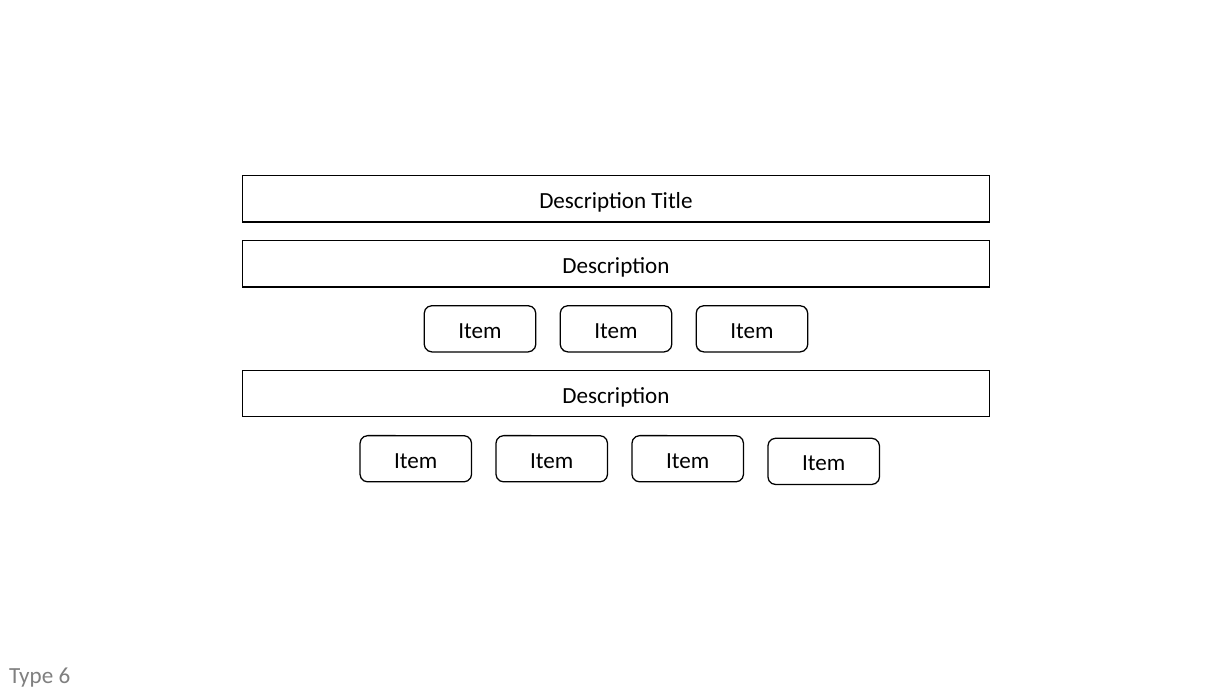
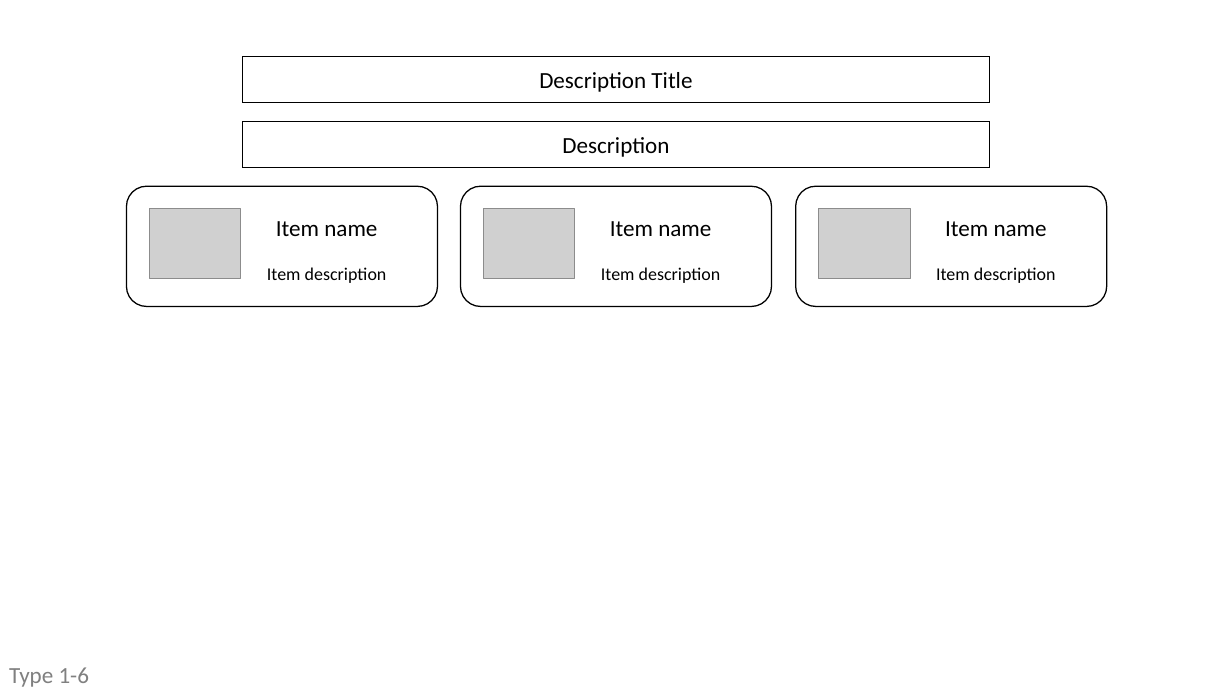
Before and after one commit to great-anaphylaxis/website-prototyper, a slide deck: slide 6 of prototypes.pptx. Drawn at 1232x693 pixels with LibreOffice and Linux fonts; fonts in the diff are those of the drawing; grey boxes stand for pictures. Boxes give left, top, right and bottom in pixels: in the first picture for what was removed or moved away, otherwise in the second. Text is boxed around its words. In the diff, an @@ line names an element or a change of style, - is before the commit and + after.

```diff
--- a/prototypes.pptx
+++ b/prototypes.pptx
@@ rectangle "Description Title": place and size @@
-rectangle "Description Title" at <box>242,176,990,222</box>
+rectangle "Description Title" at <box>242,56,990,103</box>
@@ rectangle "Description": place and size @@
-rectangle "Description" at <box>242,241,990,287</box>
+rectangle "Description" at <box>242,121,990,167</box>
@@ rounded rectangle added at <box>460,187,772,307</box>, outline #000000 1 pt @@
@@ picture added at <box>483,209,575,278</box> @@
@@ text added at <box>610,221,711,236</box>, 18 pt, text #000000 @@
+Item name
@@ group added at <box>127,187,438,307</box>: 2 texts, 1 rounded rectangle, 1 picture @@
+Item name
+Item description
@@ text "Item description": place and size @@
-text "Item description" at <box>496,436,608,482</box>
+text "Item description" at <box>601,267,721,283</box>
@@ text "Item description" at <box>601,267,721,283</box>: outline #000000 1 pt to none @@
@@ text at <box>601,267,721,283</box>: text changed; size 18 to 14 pt @@
-Item
+Item description
@@ group added at <box>796,187,1107,307</box>: 2 texts, 1 rounded rectangle, 1 picture @@
+Item name
+Item description
@@ group removed at <box>242,306,990,484</box>: 6 rounded rectangles, 1 rectangle @@
-Item
-Item
-Item
-Description
-Item
-Item
-Item
@@ text at <box>9,667,89,687</box>: text changed @@
-Type 6
+Type 1-6
```
Also in this commit, not shown: 4 other files.
